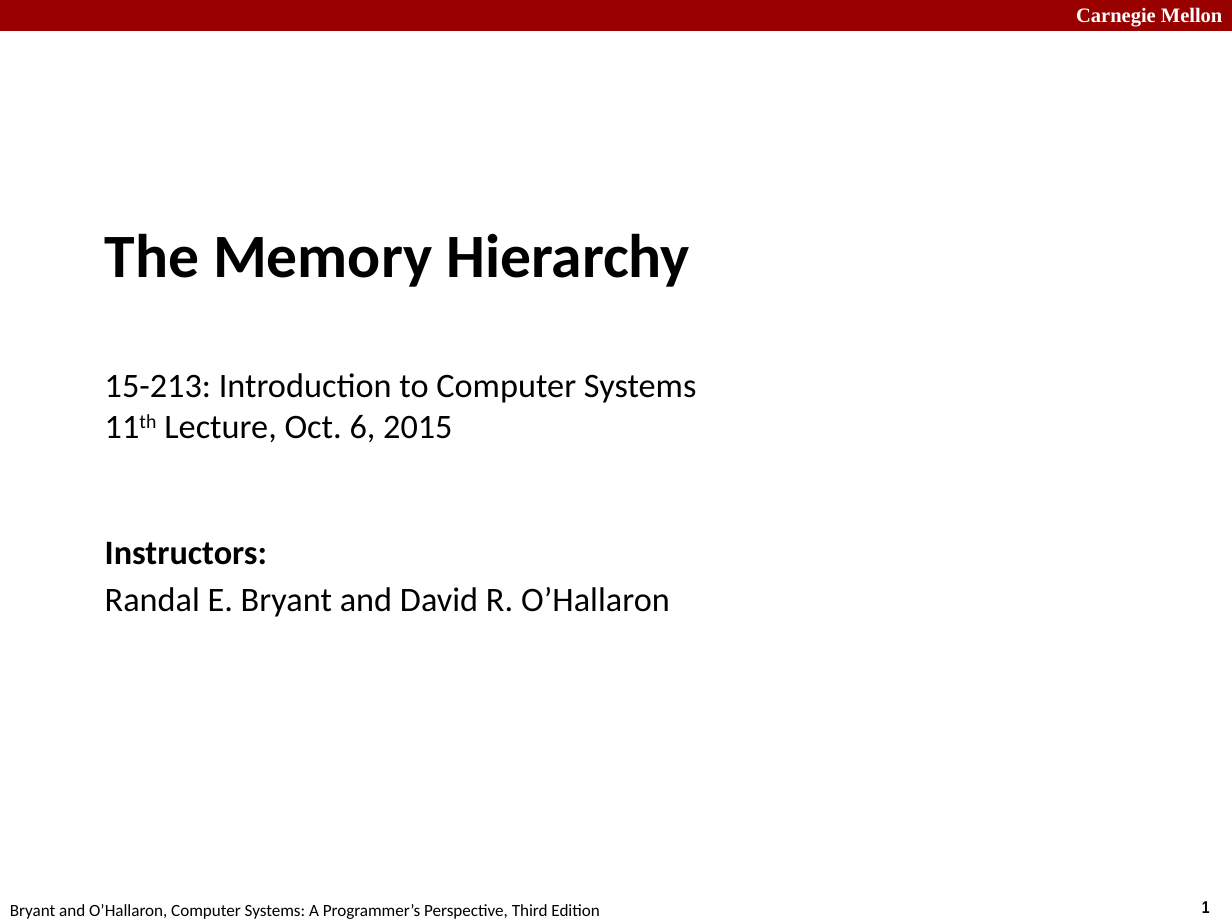
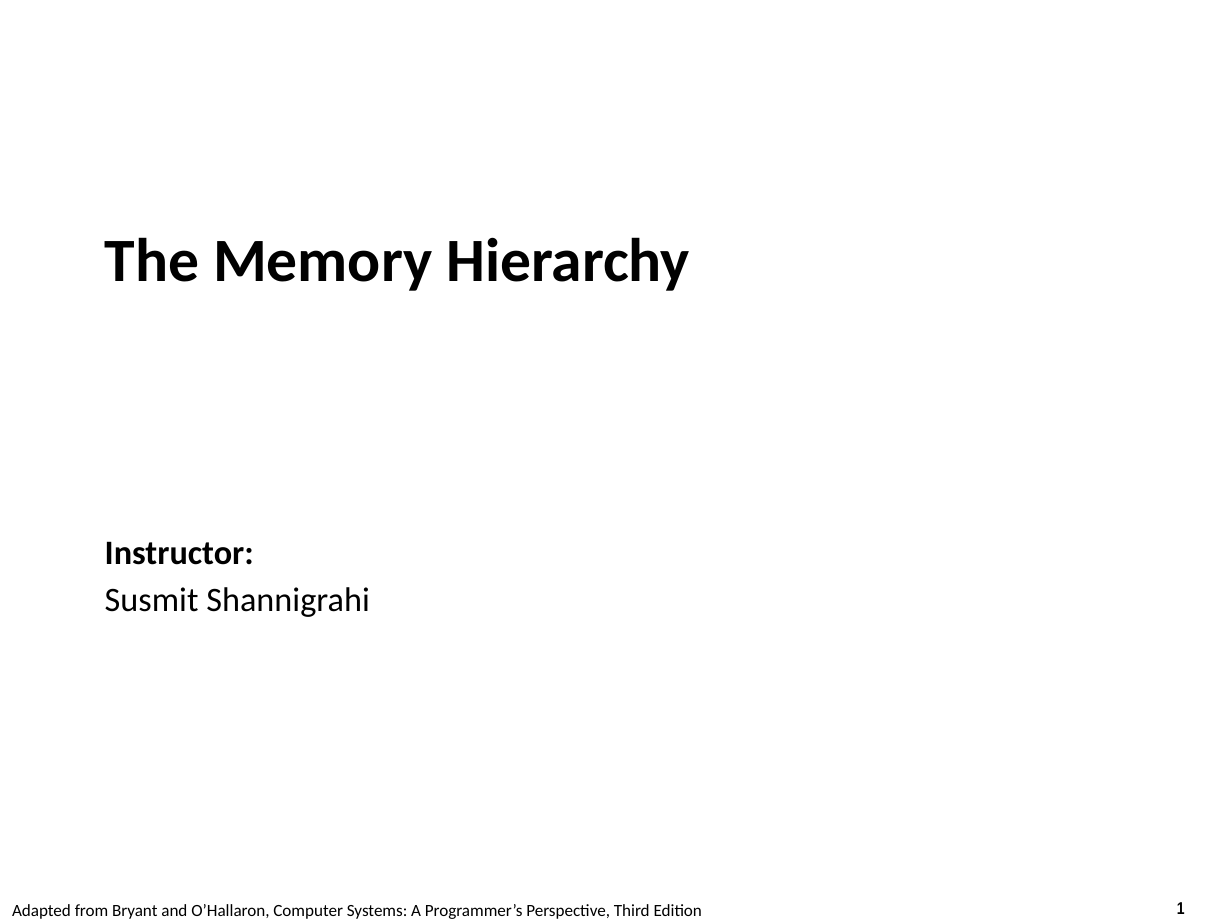
Before and after one commit to tntech-ngin/F24-CSC2770, a slide deck: slide 1 of docs/lectures_source/lectures/originals/11-memory-hierarchy.pptx. Drawn at 1232x924 pixels with LibreOffice and Linux fonts; fonts in the diff are those of the drawing. Boxes give left, top, right and bottom in pixels: in the first picture for what was removed or moved away, otherwise in the second. Text is boxed around its words. In the diff, an @@ line names an element or a change of style, - is before the commit and + after.

```diff
--- a/docs/lectures_source/lectures/originals/11-memory-hierarchy.pptx
+++ b/docs/lectures_source/lectures/originals/11-memory-hierarchy.pptx
@@ rectangle removed at <box>0,0,1232,31</box> @@
@@ text removed at <box>1076,7,1222,27</box> @@
-Carnegie Mellon
@@ title at <box>105,237,690,291</box>: text changed; size 20 to 36 pt; bold on @@
-The Memory Hierarchy
-15-213: Introduction to Computer Systems
-11th Lecture, Oct. 6, 2015
+The Memory Hierarchy
@@ subtitle at <box>105,541,370,617</box>: text changed @@
-Instructors:
-Randal E. Bryant and David R. O’Hallaron
+Instructor:
+Susmit Shannigrahi
@@ page number: place and size @@
-page number at <box>1202,901,1210,913</box>
+page number at <box>1177,902,1185,914</box>
@@ text at <box>12,904,702,919</box>: text changed @@
-Bryant and O’Hallaron, Computer Systems: A Programmer’s Perspective, Third Edition
+Adapted from Bryant and O’Hallaron, Computer Systems: A Programmer’s Perspective, Third Edition
```
Also in this commit, not shown: 65 other slides changed, 38 other files.
